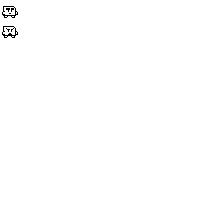
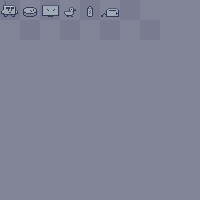
Layered file, before and after one edit (200 × 200). Changes by layer:
painted on "Background" over [1, 1, 119, 38]
added layer "Layer #1" (19%) above "Layer" over [0, 0, 160, 40]
added layer "Layer" over [0, 0, 200, 200]
